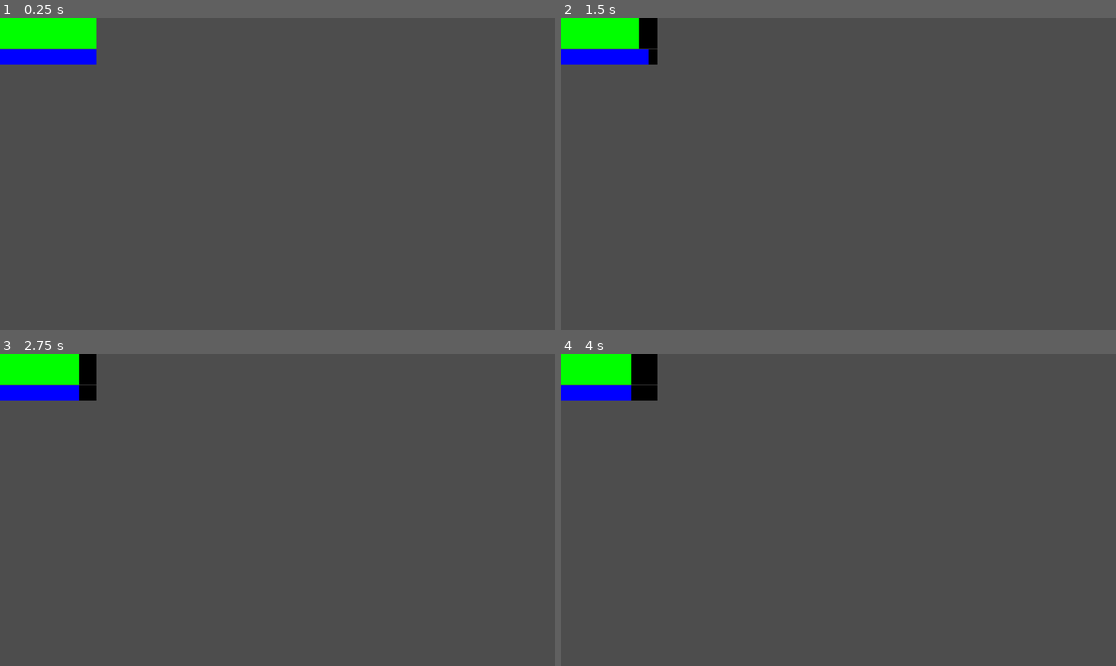
Above: before the commit, frames 1-4 (two rows, left to right).
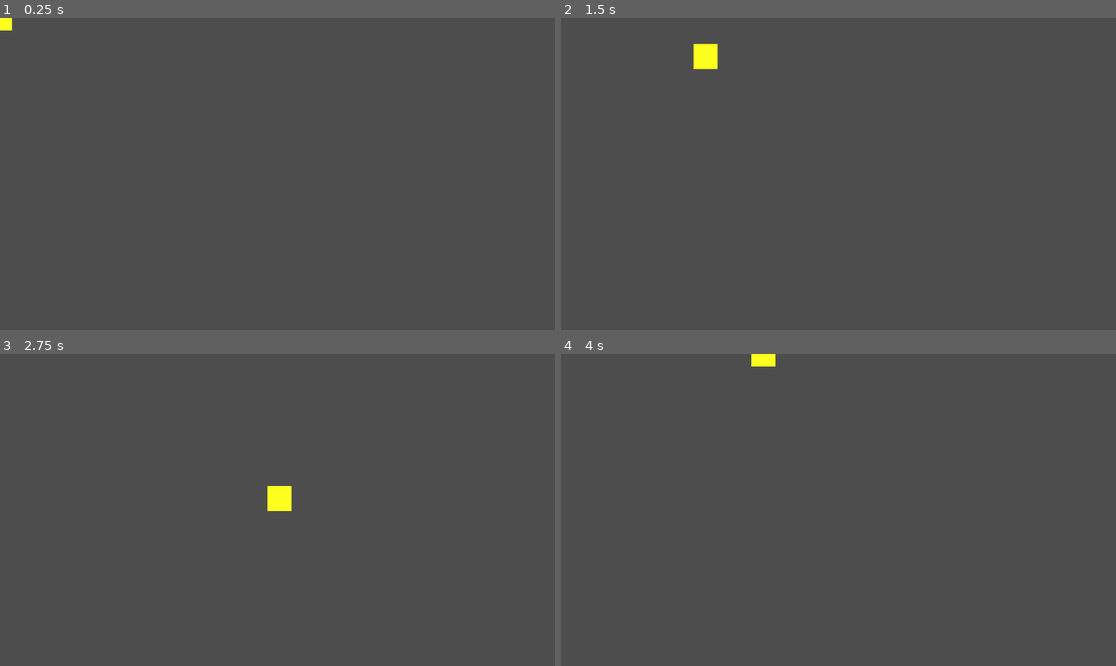
Above: after the commit, the same moments.

Repository: Clique33/Gamelab-Squad-Brain
Game: Godot game, scene res://scenes/Game.tscn
Two runs of this game, one before a commit and one after it. Both use one fixed random seed, a clock stepped at 60 frames per second and the inputs below. Before the commit the project starts from res://Cenas/teste.tscn.
Inputs (mouse positions are in pixels of both pictures, inside the frame that each line leads up to):
- Up to frame 1 (0.25 s): no input
- Up to frame 2 (1.5 s): tap Enter (dano) at 0.5, 1.35 s; move the mouse to (960, 158) at 0.52 s; hold Right (right, bound only after the commit) 0.53-1.28 s; click (960, 158) at 0.6 s; move the mouse to (727, 189) at 1.27 s; hold Down (down, bound only after the commit) from 1.28 s (still down)
- Up to frame 3 (2.75 s): move the mouse to (333, 441) at 2.02 s; release Down (down, bound only after the commit) at 2.03 s; hold Right (right, bound only after the commit) from 2.03 s (still down); click (333, 441) at 2.1 s
- Up to frame 4 (4 s): move the mouse to (810, 572) at 2.77 s; release Right (right, bound only after the commit) at 2.78 s; hold Up (up, bound only after the commit) 2.78-3.53 s; tap Enter (dano) at 2.85 s; move the mouse to (1005, 556) at 3.52 s; hold Left (left, bound only after the commit) from 3.53 s (still down); click (1005, 556) at 3.6 s

The runs differ from the first frame. In frame 1, 2.6% of the frame differs, in the area x 0-18%, y 0-15%; in frame 2, 3.0%, in the area x 0-29%, y 0-17%; in frame 3, 2.9%; in frame 4, 2.8%.

Commit message:
player movement and other organization fixes

Diff:
--- a/Cenas/teste.tscn
+++ /dev/null
@@ -1,10 +0,0 @@
-[gd_scene load_steps=3 format=3 uid="uid://chrw43uvim2qy"]
-
-[ext_resource type="PackedScene" uid="uid://dco2f8250mri" path="res://Cenas/barra_vida.tscn" id="1_4uk6u"]
-[ext_resource type="PackedScene" uid="uid://runryh68mi11" path="res://Cenas/barra_energia.tscn" id="2_32exs"]
-
-[node name="Teste" type="Node2D"]
-
-[node name="Barra_vida" parent="." instance=ExtResource("1_4uk6u")]
-
-[node name="Barra_energia" parent="." instance=ExtResource("2_32exs")]
--- a/project.godot
+++ b/project.godot
@@ -11,7 +11,7 @@
 [application]
 
 config/name="Brain"
-run/main_scene="uid://chrw43uvim2qy"
+run/main_scene="uid://cgfvhmao3n4so"
 config/features=PackedStringArray("4.4", "Forward Plus")
 config/icon="res://icon.svg"
 
@@ -28,3 +28,27 @@
 "events": [Object(InputEventKey,"resource_local_to_scene":false,"resource_name":"","device":-1,"window_id":0,"alt_press …(195 unchanged characters)…
 ]
 }
+left={
+"deadzone": 0.2,
+"events": [Object(InputEventKey,"resource_local_to_scene":false,"resource_name":"","device":-1,"window_id":0,"alt_pressed":false,"shift_pressed":false,"ctrl_pressed":false,"meta_pressed":false,"pressed":false,"keycode":0,"physical_keycode":4194319,"key_label":0,"unicode":0,"location":0,"echo":false,"script":null)
+, Object(InputEventKey,"resource_local_to_scene":false,"resource_name":"","device":-1,"window_id":0,"alt_pressed":false,"shift_pressed":false,"ctrl_pressed":false,"meta_pressed":false,"pressed":false,"keycode":0,"physical_keycode":65,"key_label":0,"unicode":97,"location":0,"echo":false,"script":null)
+]
+}
+right={
+"deadzone": 0.2,
+"events": [Object(InputEventKey,"resource_local_to_scene":false,"resource_name":"","device":-1,"window_id":0,"alt_pressed":false,"shift_pressed":false,"ctrl_pressed":false,"meta_pressed":false,"pressed":false,"keycode":0,"physical_keycode":4194321,"key_label":0,"unicode":0,"location":0,"echo":false,"script":null)
+, Object(InputEventKey,"resource_local_to_scene":false,"resource_name":"","device":-1,"window_id":0,"alt_pressed":false,"shift_pressed":false,"ctrl_pressed":false,"meta_pressed":false,"pressed":false,"keycode":0,"physical_keycode":68,"key_label":0,"unicode":100,"location":0,"echo":false,"script":null)
+]
+}
+up={
+"deadzone": 0.2,
+"events": [Object(InputEventKey,"resource_local_to_scene":false,"resource_name":"","device":-1,"window_id":0,"alt_pressed":false,"shift_pressed":false,"ctrl_pressed":false,"meta_pressed":false,"pressed":false,"keycode":0,"physical_keycode":4194320,"key_label":0,"unicode":0,"location":0,"echo":false,"script":null)
+, Object(InputEventKey,"resource_local_to_scene":false,"resource_name":"","device":-1,"window_id":0,"alt_pressed":false,"shift_pressed":false,"ctrl_pressed":false,"meta_pressed":false,"pressed":false,"keycode":0,"physical_keycode":87,"key_label":0,"unicode":119,"location":0,"echo":false,"script":null)
+]
+}
+down={
+"deadzone": 0.2,
+"events": [Object(InputEventKey,"resource_local_to_scene":false,"resource_name":"","device":-1,"window_id":0,"alt_pressed":false,"shift_pressed":false,"ctrl_pressed":false,"meta_pressed":false,"pressed":false,"keycode":0,"physical_keycode":4194322,"key_label":0,"unicode":0,"location":0,"echo":false,"script":null)
+, Object(InputEventKey,"resource_local_to_scene":false,"resource_name":"","device":-1,"window_id":0,"alt_pressed":false,"shift_pressed":false,"ctrl_pressed":false,"meta_pressed":false,"pressed":false,"keycode":0,"physical_keycode":83,"key_label":0,"unicode":115,"location":0,"echo":false,"script":null)
+]
+}
--- /dev/null
+++ b/scenes/Game.tscn
@@ -0,0 +1,8 @@
+[gd_scene load_steps=3 format=3 uid="uid://cgfvhmao3n4so"]
+
+[ext_resource type="Script" uid="uid://ckteraue4qx3v" path="res://scenes/game.gd" id="1_qbsmt"]
+[ext_resource type="PackedScene" uid="uid://rjk6vayeqq6v" path="res://scenes/main_character.tscn" id="2_cpr0p"]
+
+[node name="Game" type="Node"]
+script = ExtResource("1_qbsmt")
+main_character = ExtResource("2_cpr0p")
--- /dev/null
+++ b/scenes/game.gd
@@ -0,0 +1,7 @@
+extends Node
+
+@export var main_character: PackedScene
+
+func _ready():
+	var main_character_instance = main_character.instantiate()
+	add_child(main_character_instance)
--- a/Cenas/barra_energia.tscn
+++ b/scenes/interfaces/barra_energia.tscn
@@ -1,7 +1,7 @@
 [gd_scene load_steps=7 format=3 uid="uid://runryh68mi11"]
 
-[ext_resource type="Script" uid="uid://bgl84s1lirgym" path="res://Script/Player.tres.gd" id="1_ffgtb"]
-[ext_resource type="Script" uid="uid://fx7np8twlwsb" path="res://Script/barra_energia.gd" id="1_scviw"]
+[ext_resource type="Script" uid="uid://bgl84s1lirgym" path="res://scripts/Player.tres.gd" id="1_ffgtb"]
+[ext_resource type="Script" uid="uid://fx7np8twlwsb" path="res://scripts/barra_energia.gd" id="1_scviw"]
 
 [sub_resource type="Gradient" id="Gradient_e6poi"]
 offsets = PackedFloat32Array(0)
--- a/Cenas/barra_vida.tscn
+++ b/scenes/interfaces/barra_vida.tscn
@@ -1,6 +1,6 @@
 [gd_scene load_steps=7 format=3 uid="uid://dco2f8250mri"]
 
-[ext_resource type="Script" uid="uid://bgl84s1lirgym" path="res://Script/Player.tres.gd" id="1_dtmru"]
+[ext_resource type="Script" uid="uid://bgl84s1lirgym" path="res://scripts/Player.tres.gd" id="1_dtmru"]
 
 [sub_resource type="Gradient" id="Gradient_e6poi"]
 offsets = PackedFloat32Array(0)
--- /dev/null
+++ b/scenes/interfaces/teste.tscn
@@ -0,0 +1,10 @@
+[gd_scene load_steps=3 format=3 uid="uid://chrw43uvim2qy"]
+
+[ext_resource type="PackedScene" uid="uid://dco2f8250mri" path="res://scenes/interfaces/barra_vida.tscn" id="1_4uk6u"]
+[ext_resource type="PackedScene" uid="uid://runryh68mi11" path="res://scenes/interfaces/barra_energia.tscn" id="2_32exs"]
+
+[node name="Teste" type="Node2D"]
+
+[node name="Barra_vida" parent="." instance=ExtResource("1_4uk6u")]
+
+[node name="Barra_energia" parent="." instance=ExtResource("2_32exs")]
--- /dev/null
+++ b/scenes/main_character.tscn
@@ -0,0 +1,29 @@
+[gd_scene load_steps=3 format=3 uid="uid://rjk6vayeqq6v"]
+
+[ext_resource type="Script" uid="uid://doxh38iygryj5" path="res://scripts/main_character.gd" id="1_uvxui"]
+
+[sub_resource type="CircleShape2D" id="CircleShape2D_uvxui"]
+radius = 30.0
+
+[node name="MainCharacter" type="CharacterBody2D"]
+motion_mode = 1
+script = ExtResource("1_uvxui")
+
+[node name="DashTimer" type="Timer" parent="."]
+
+[node name="BasicAttackTimer" type="Timer" parent="."]
+
+[node name="HitBox" type="Area2D" parent="."]
+
+[node name="HitBoxShape" type="CollisionShape2D" parent="HitBox"]
+shape = SubResource("CircleShape2D_uvxui")
+
+[node name="HitBoxShape2" type="CollisionShape2D" parent="."]
+shape = SubResource("CircleShape2D_uvxui")
+debug_color = Color(1, 0.0111394, 0.0238584, 0.42)
+
+[node name="Polygon2D" type="Polygon2D" parent="."]
+position = Vector2(0, 4.76837e-07)
+scale = Vector2(1, 1.02041)
+color = Color(1, 1, 0.121569, 1)
+polygon = PackedVector2Array(-25, -25, -25, 25, 25, 25, 25, -25)
--- /dev/null
+++ b/scripts/main_character.gd
@@ -0,0 +1,39 @@
+extends CharacterBody2D
+
+class_name MainCharacter
+
+enum States {IDLE, WALKING, FLYING, STUNNED, ATTACKING, CHARGING, DODGING}
+
+signal health_updated(new_health, max_health)
+signal energy_updated(new_energy, max_energy)
+signal died
+
+@export var health_max: float = 1
+@export var energy_max: float = 1
+@export var speed: float = 400
+@export var speed_multiplier: float = 1
+@export var dash_duration: float = 1
+@export var dash_speed: float = 1
+@export var attack_power: float = 1
+var health: float
+var energy: float
+var STATE: States
+
+var aim_direction: Vector2 = Vector2.ZERO
+
+@onready var dash_timer: Timer = $DashTimer
+@onready var basic_attack_timer: Timer = $BasicAttackTimer
+
+func _ready():
+	health = health_max
+	energy = energy_max
+	STATE = States.IDLE
+
+func _physics_process(delta):
+	handle_movement_input()
+	move_and_slide()
+
+func handle_movement_input():
+	# This gets a normalized vector from WASD or arrow keys.
+	var input_direction = Input.get_vector("left", "right", "up", "down")
+	velocity = input_direction * speed
Not shown, added: scenes/game.gd.uid
Renamed: Script/Player.tres.gd -> scripts/Player.tres.gd
Renamed: Script/Player.tres.gd.uid -> scripts/Player.tres.gd.uid
Renamed: Script/barra_energia.gd -> scripts/barra_energia.gd
Renamed: Script/barra_energia.gd.uid -> scripts/barra_energia.gd.uid
Not shown, added: scripts/main_character.gd.uid
